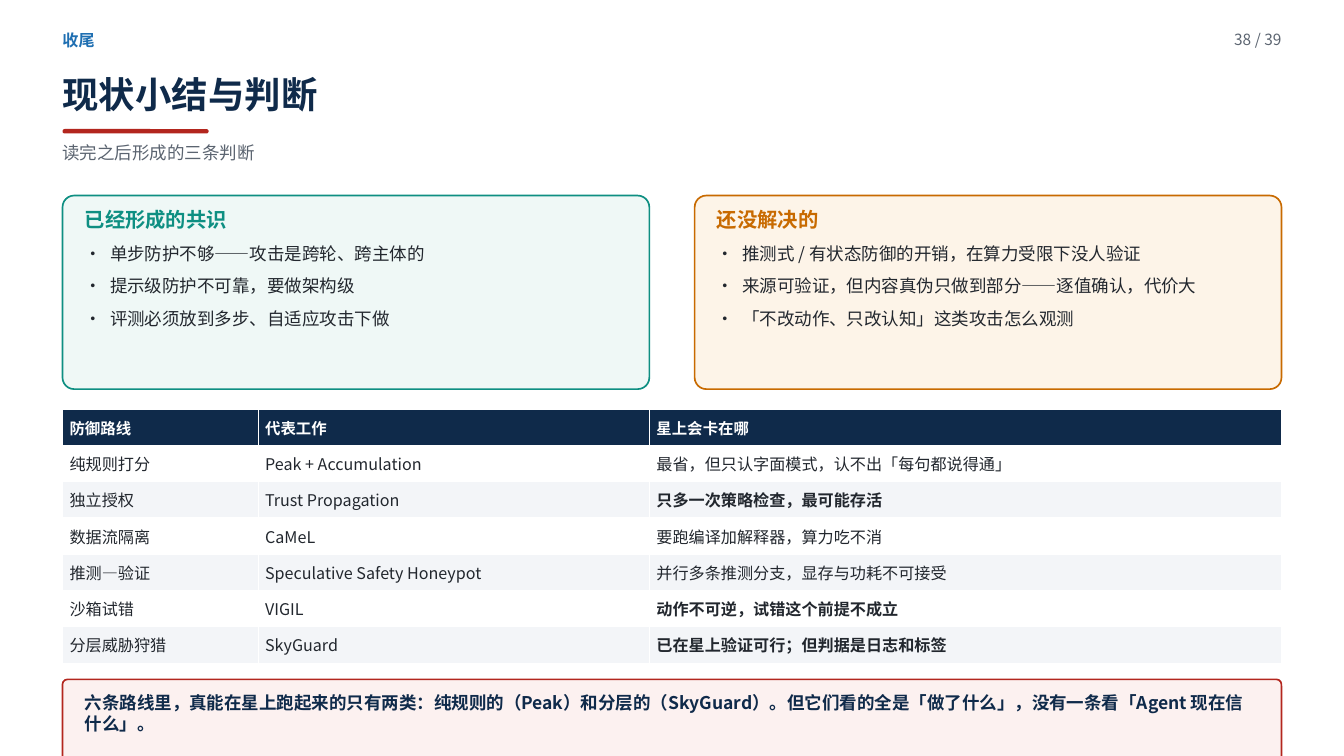
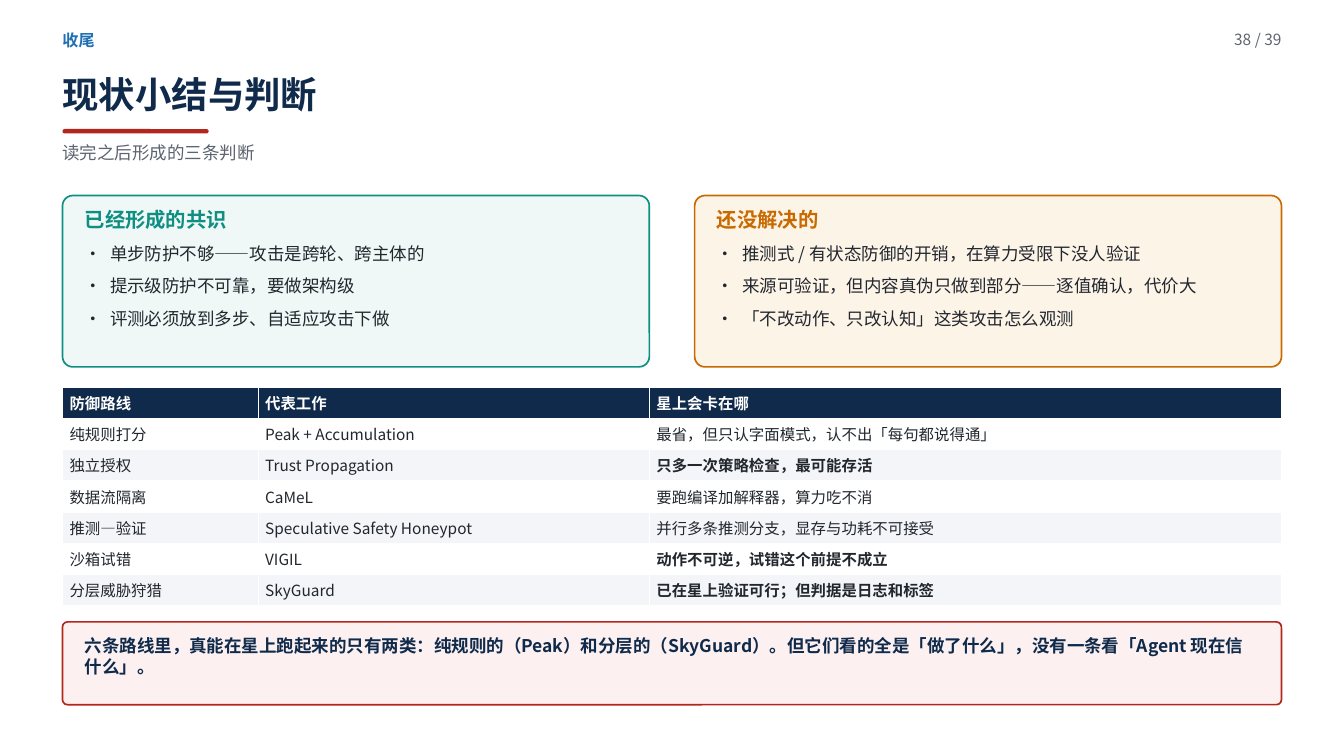
Before and after one commit to yiiiiiii1/multi-agent-remote-sensing, a slide deck: slide 38 of 阶段2-卫星多智能体防御/presentations/卫星多智能体安全调研汇报.pptx. Drawn at 1344x756 pixels with LibreOffice and Linux fonts; fonts in the diff are those of the drawing. Boxes give left, top, right and bottom in pixels: in the first picture for what was removed or moved away, otherwise in the second. Text is boxed around its words. In the diff, an @@ line names an element or a change of style, - is before the commit and + after.

```diff
--- a/阶段2-卫星多智能体防御/presentations/卫星多智能体安全调研汇报.pptx
+++ b/阶段2-卫星多智能体防御/presentations/卫星多智能体安全调研汇报.pptx
@@ rounded rectangle: place and size @@
-rounded rectangle at box(63, 196, 649, 389)
+rounded rectangle at box(63, 196, 649, 367)
@@ rounded rectangle: place and size @@
-rounded rectangle at box(695, 196, 1281, 389)
+rounded rectangle at box(695, 196, 1281, 367)
@@ table at box(63, 387, 1281, 606) @@
@@ size 11.5 to 11 pt @@
@@ table: place and size @@
-table at box(63, 409, 1281, 663)
+table at box(63, 387, 1281, 606)
@@ rounded rectangle: place and size @@
-rounded rectangle at box(63, 680, 1281, 756)
+rounded rectangle at box(63, 622, 1281, 705)
@@ text "六条路线里，真能在星上跑起来的只有两类：纯规则的（Peak）和分层的（SkyGuard）。但它们看的全是「做了什么」，没 ...": place and size @@
-text "六条路线里，真能在星上跑起来的只有两类：纯规则的（Peak）和分层的（SkyGuard）。但它们看的全是「做了什么」，没 ..." at box(85, 694, 1243, 732)
+text "六条路线里，真能在星上跑起来的只有两类：纯规则的（Peak）和分层的（SkyGuard）。但它们看的全是「做了什么」，没 ..." at box(85, 637, 1243, 675)
```
Also in this commit, not shown: 1 other file.
